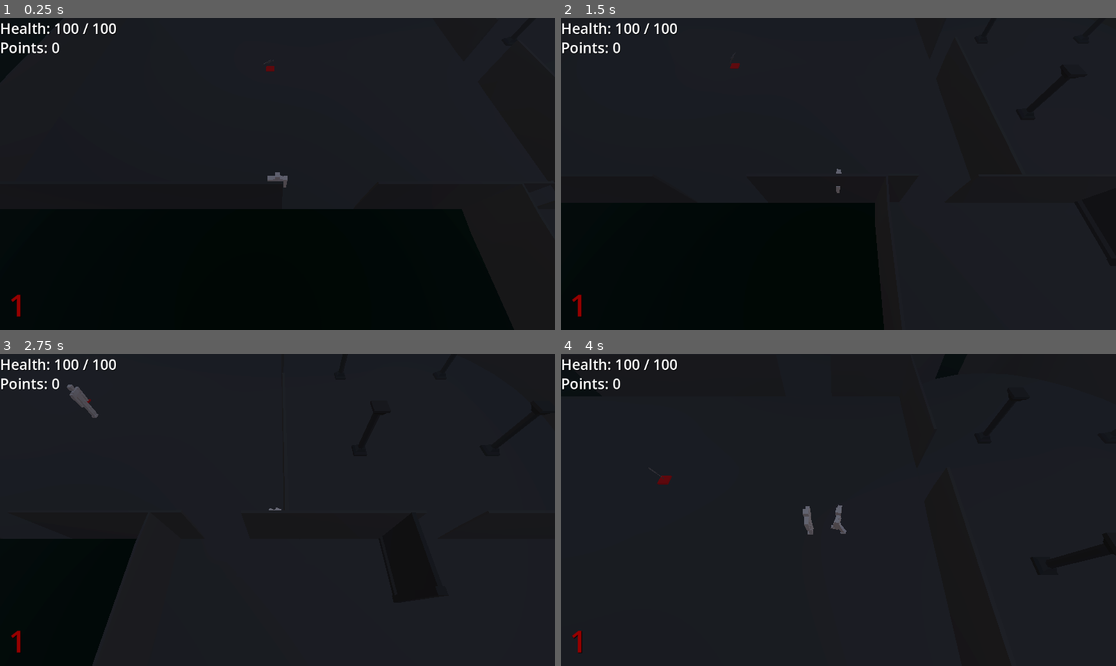
Above: before the commit, frames 1-4 (two rows, left to right).
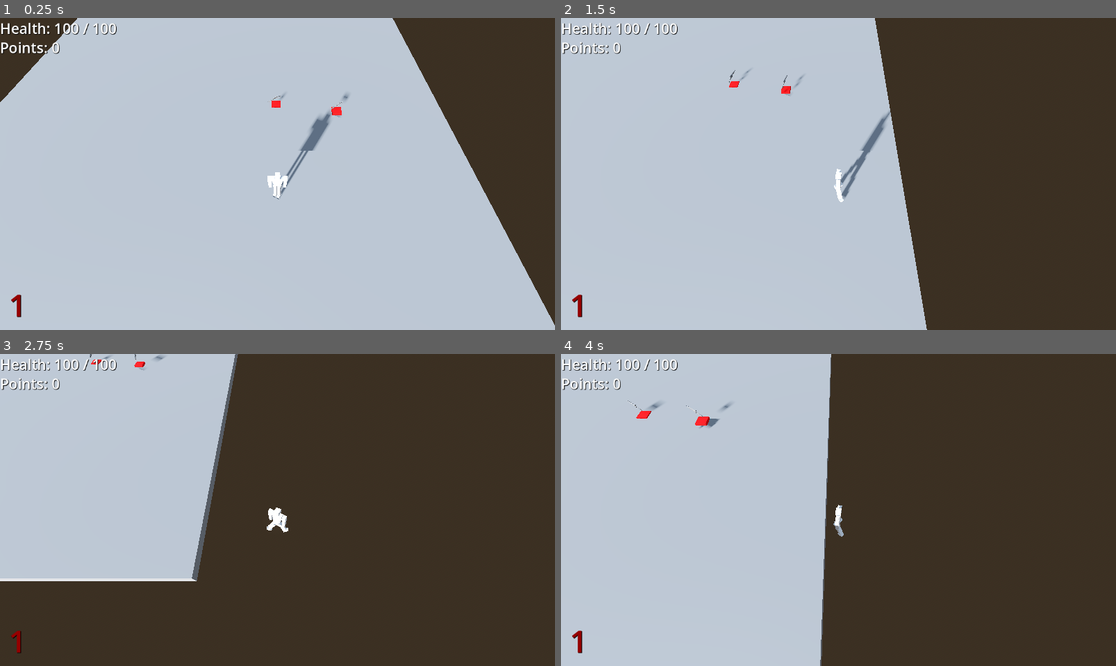
Above: after the commit, the same moments.

Repository: DunceHammer/outlaw-city-reborn-squared
Game: Godot game, scene res://Maps/map_development.tscn
Same seed, same stepped clock (60 frames per second), same inputs: the game is played once before the commit and once after it. Before the commit the project starts from res://Maps/NightOfTheUndead/MAP_NightOfTheUndead.tscn.
Inputs (mouse positions are in pixels of both pictures, inside the frame that each line leads up to):
- Up to frame 1 (0.25 s): no input
- Up to frame 2 (1.5 s): move the mouse to (960, 158) at 0.52 s; hold D 0.53-1.28 s; hold E 0.53-1.28 s; click (960, 158) at 0.67 s; move the mouse to (727, 189) at 1.27 s; hold S from 1.28 s (still down); tap E at 1.35 s
- Up to frame 3 (2.75 s): move the mouse to (333, 441) at 2.02 s; release S at 2.03 s; hold D from 2.03 s (still down); hold E from 2.03 s (still down)
- Up to frame 4 (4 s): move the mouse to (810, 572) at 2.77 s; release D at 2.78 s; release E at 2.78 s; hold W 2.78-3.53 s; tap E at 2.85 s; click (810, 572) at 2.92 s; move the mouse to (1005, 556) at 3.52 s; hold A from 3.53 s (still down); hold E from 3.53 s (still down)

The runs differ from the first frame. In frame 1, 99% of the frame differs, in the area x 0-100%, y 0-100%; in frame 2, 100%; in frame 3, 100%; in frame 4, 100%.

Commit message:
Add grandpa rifle

Diff:
--- a/Components/WeaponComponent.gd
+++ b/Components/WeaponComponent.gd
@@ -91,6 +91,9 @@
 		print("WeaponStatComponent not found")
 		return
 
+	if equipped_weapon:
+		equipped_weapon.queue_free()
+
 	var desired_scale = weapon_instance.scale / weapon_parent.scale
 	weapon_instance.position = weapon_stats.weapon_position
 	weapon_instance.rotation_degrees = weapon_stats.weapon_rotation
--- a/Maps/map_development.tscn
+++ b/Maps/map_development.tscn
@@ -2,11 +2,11 @@
 
 [ext_resource type="PackedScene" uid="uid://b2p11yehqnout" path="res://Prefabs/WPN_StenGun/WPN_StenGun.tscn" id="2_fy5dt"]
 [ext_resource type="PackedScene" uid="uid://btydl5mrobo3c" path="res://Prefabs/WeaponPickup/WeaponPickup.tscn" id="3_0ds5x"]
+[ext_resource type="PackedScene" uid="uid://6hnuaoqkov30" path="res://Prefabs/WPN_GrandpaRifle/WPN_GrandpaRifle.tscn" id="3_451mj"]
 [ext_resource type="Script" path="res://Components/InteractableComponent.gd" id="5_aunb4"]
 [ext_resource type="PackedScene" uid="uid://k4aky2wyyeb8" path="res://Prefabs/PlayerCharacter/PlayerCharacter.tscn" id="5_m2i1u"]
 [ext_resource type="Script" path="res://Prefabs/BuyableDoor/BuyableDoor.gd" id="5_yypdd"]
 [ext_resource type="PackedScene" uid="uid://ykj5wtgsgpqm" path="res://Scenes/UI_DevelopmentHud/UI_DevelopmentHud.tscn" id="7_j1ahd"]
-[ext_resource type="PackedScene" uid="uid://s180d353on4b" path="res://Prefabs/TrainingDummy/TrainingDummy.tscn" id="8_i002s"]
 
 [sub_resource type="ProceduralSkyMaterial" id="ProceduralSkyMaterial_e8kfr"]
 sky_horizon_color = Color(0.64625, 0.65575, 0.67075, 1)
@@ -75,18 +75,6 @@
 transform = Transform3D(1, 0, 0, 0, 1, 0, 0, 0, 1, -6.56066, 0.472163, 2.97731)
 weapon = ExtResource("2_fy5dt")
 
-[node name="TrainingDummy" parent="." instance=ExtResource("8_i002s")]
-transform = Transform3D(0.0535037, 0, 0.998568, 0, 1, 0, -0.998568, 0, 0.0535037, -2.20858, 0.472163, 17.0439)
-
-[node name="TrainingDummy2" parent="." instance=ExtResource("8_i002s")]
-transform = Transform3D(0.0535037, 0, 0.998568, 0, 1, 0, -0.998568, 0, 0.0535037, -7.03457, 0.472163, 17.0439)
-
-[node name="TrainingDummy3" parent="." instance=ExtResource("8_i002s")]
-transform = Transform3D(0.0535037, 0, 0.998568, 0, 1, 0, -0.998568, 0, 0.0535037, -11.6961, 0.472163, 17.0439)
-
-[node name="TrainingDummy4" parent="." instance=ExtResource("8_i002s")]
-transform = Transform3D(0.0535037, 0, 0.998568, 0, 1, 0, -0.998568, 0, 0.0535037, -16.5221, 0.472163, 17.0439)
-
 [node name="BuyableDoor" type="StaticBody3D" parent="."]
 transform = Transform3D(1, 0, 0, 0, 1, 0, 0, 0, 1, 0.764773, 0.472164, 25.281)
 script = ExtResource("5_yypdd")
@@ -149,3 +137,7 @@
 [node name="CollisionShape3D" type="CollisionShape3D" parent="BuyableDoor2"]
 transform = Transform3D(1, 0, 0, 0, 1, 0, 0, 0, 1, -0.486975, 2.07321, 0.0112305)
 shape = SubResource("BoxShape3D_gkxao")
+
+[node name="WeaponPickup2" parent="." instance=ExtResource("3_0ds5x")]
+transform = Transform3D(1, 0, 0, 0, 1, 0, 0, 0, 1, -13.1213, 0.944326, 1.49029)
+weapon = ExtResource("3_451mj")
--- a/project.godot
+++ b/project.godot
@@ -11,6 +11,6 @@
 [application]
 
 config/name="outlaw-city-reborn-squared"
-run/main_scene="res://Maps/NightOfTheUndead/MAP_NightOfTheUndead.tscn"
+run/main_scene="res://Maps/map_development.tscn"
 config/features=PackedStringArray("4.2", "Forward Plus")
 config/icon="res://icon.svg"
Not shown: 1 places in Maps/NightOfTheUndead/map_development.tscn that only renumber resources
